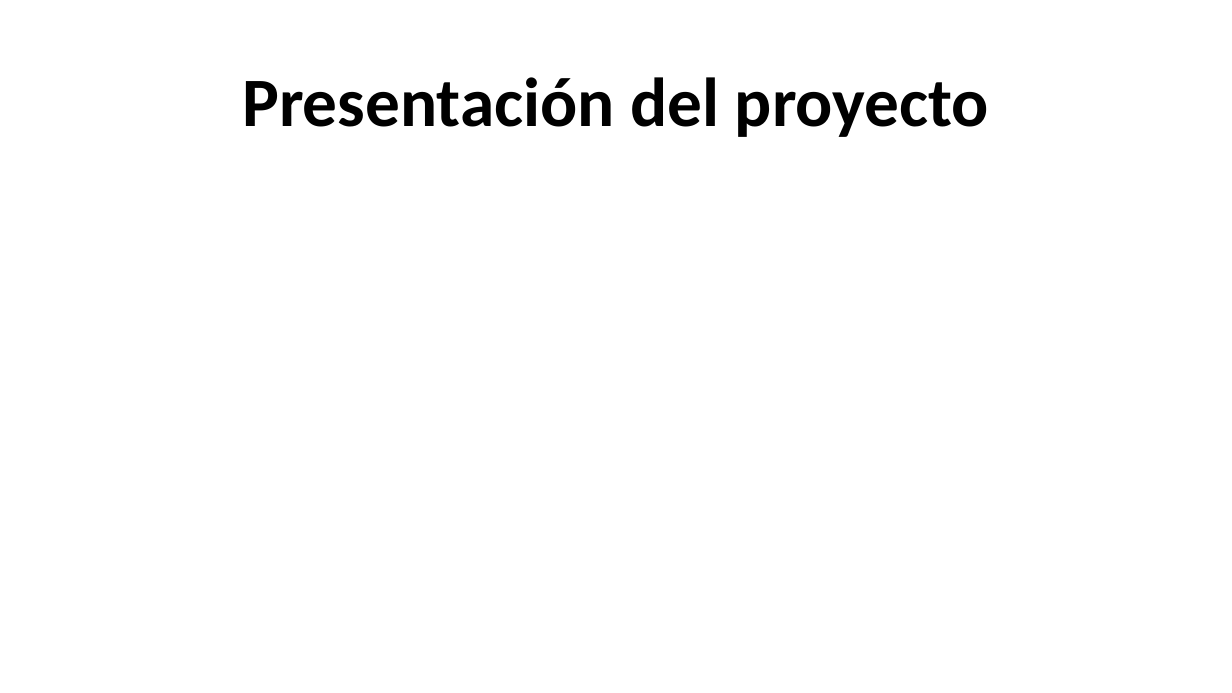
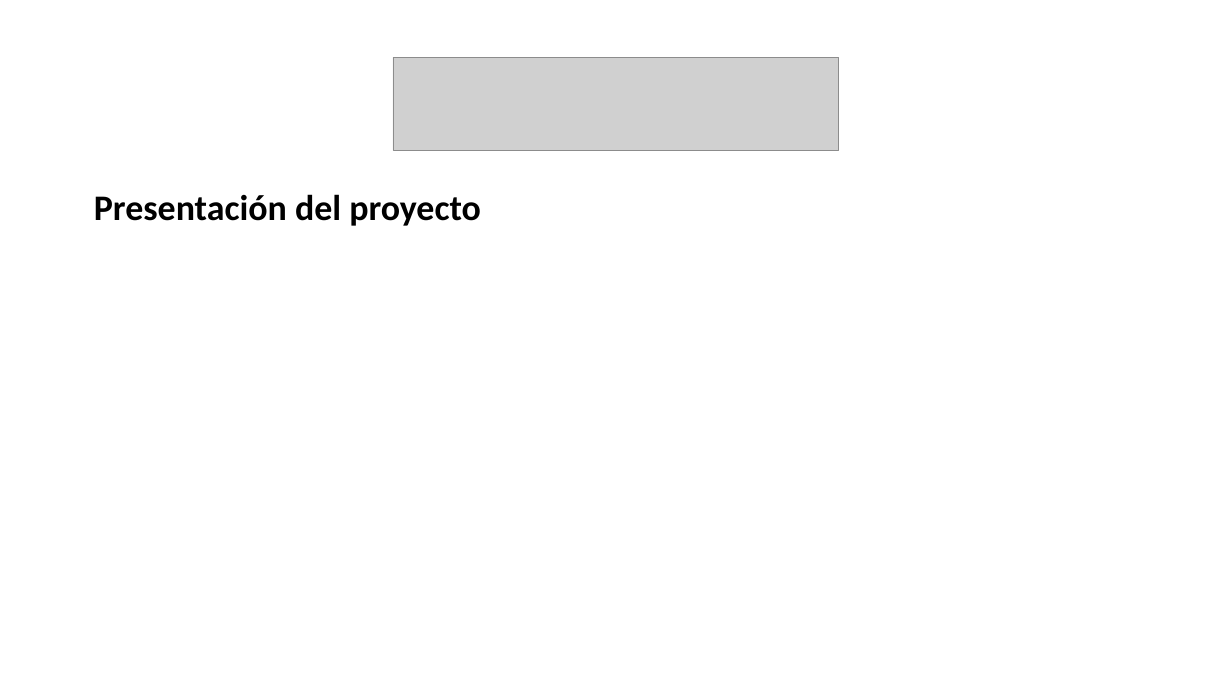
Before and after one commit to Joolmo/ProyectoIntegrado, a slide deck: slide 3 of Informe y PWP del Proyecto/Presentacion Proyecto.pptx. Drawn at 1232x693 pixels with LibreOffice and Linux fonts; fonts in the diff are those of the drawing; grey boxes stand for pictures. Boxes give left, top, right and bottom in pixels: in the first picture for what was removed or moved away, otherwise in the second. Text is boxed around its words. In the diff, an @@ line names an element or a change of style, - is before the commit and + after.

```diff
--- a/Informe y PWP del Proyecto/Presentacion Proyecto.pptx
+++ b/Informe y PWP del Proyecto/Presentacion Proyecto.pptx
@@ picture added at box(393, 57, 839, 151) @@
@@ text "Presentación del proyecto": place and size @@
-text "Presentación del proyecto" at box(242, 77, 989, 137)
+text "Presentación del proyecto" at box(94, 194, 481, 226)
@@ text "Presentación del proyecto" at box(94, 194, 481, 226): size 54 to 28 pt; alignment centre to left; more space between paragraphs; vertical alignment middle to top @@
```
Also in this commit, not shown: 4 other slides changed.
